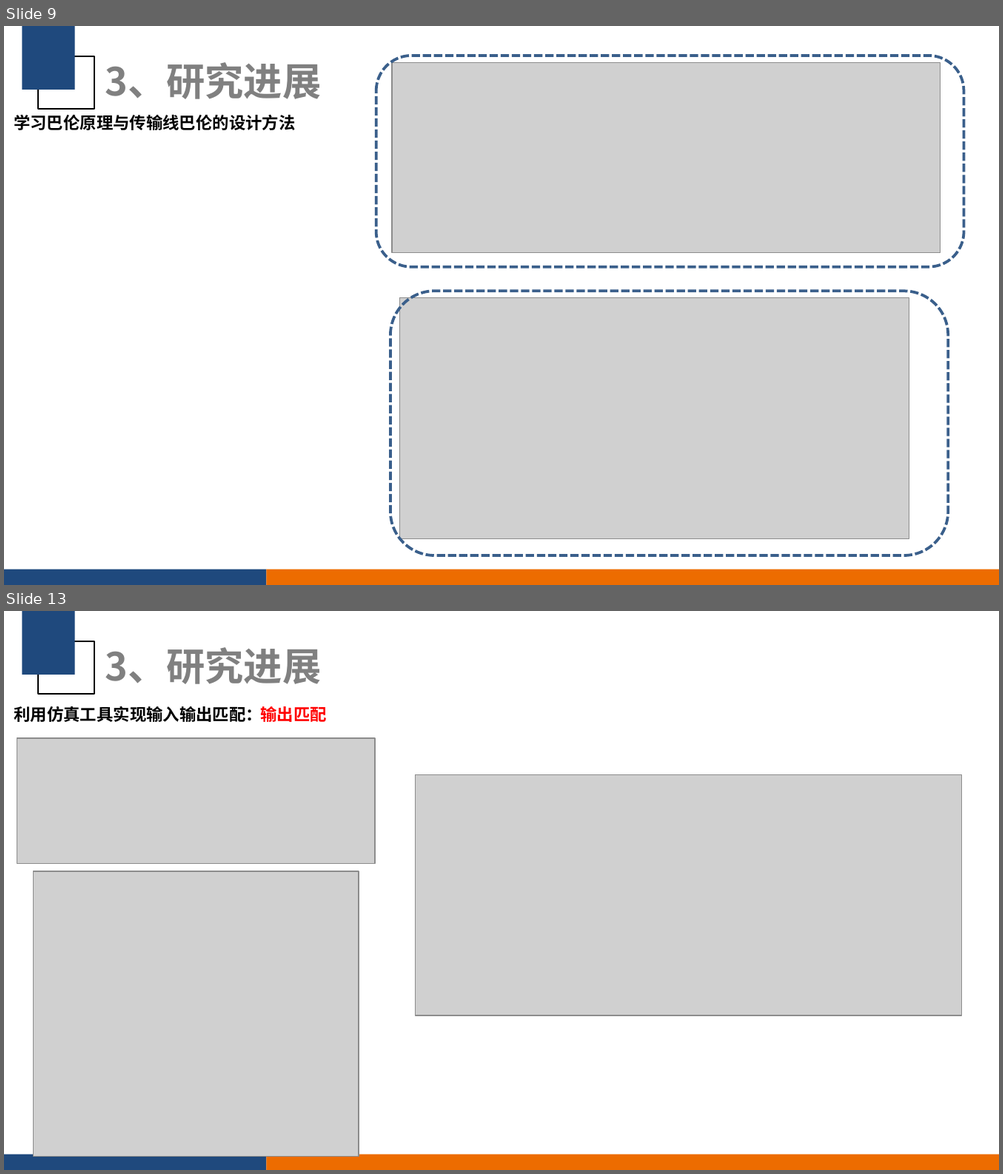
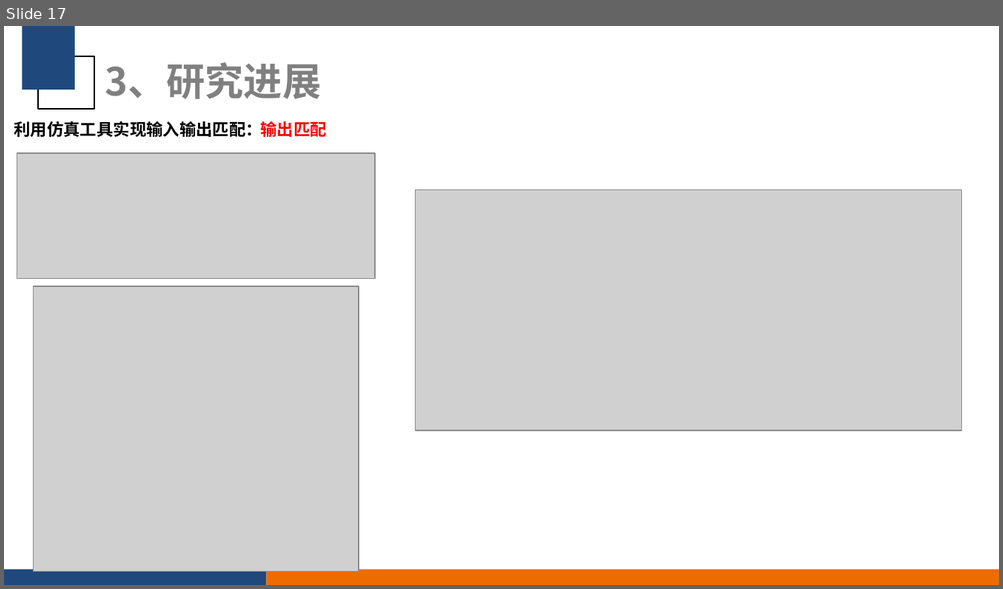
Before and after one commit to CreatorYu/Workfile, a slide deck: 2024_8_21_庾小齐-有源移相器.pptx. Shown one above the other, each under a label of ours: slides 9 and 13 before the commit, slide 17 after it; the slides between them are not shown. The pictures are 1003x1174 and 1003x589 pixels, drawn with LibreOffice and Linux fonts; fonts in the diff are those of the drawing; grey boxes stand for pictures; background and template pictures are left out. Boxes give left, top, right and bottom in pixels: in the first picture for what was removed or moved away, otherwise in the second. Text is boxed around its words. In the diff, an @@ line names an element or a change of style, - is before the commit and + after.

```diff
--- a/2024_8_21_庾小齐-有源移相器.pptx
+++ b/2024_8_21_庾小齐-有源移相器.pptx
@@ slide 9 removed at [4, 26, 999, 585], background #FFFFFF; not listed: 4 template elements that a slide beside it also shows @@
@@ title removed at [105, 62, 321, 99] @@
-3、研究进展
@@ rounded rectangle removed at [376, 56, 964, 268] @@
@@ picture removed at [392, 63, 940, 254] @@
@@ text removed at [14, 115, 295, 130] @@
-学习巴伦原理与传输线巴伦的设计方法
@@ rounded rectangle removed at [390, 292, 947, 556] @@
@@ picture removed at [400, 298, 909, 540] @@
@@ what was slide 13 is now slide 17 @@
```
Also in this commit, not shown: 4 slides changed, 7 slides added, 2 other slides removed.
